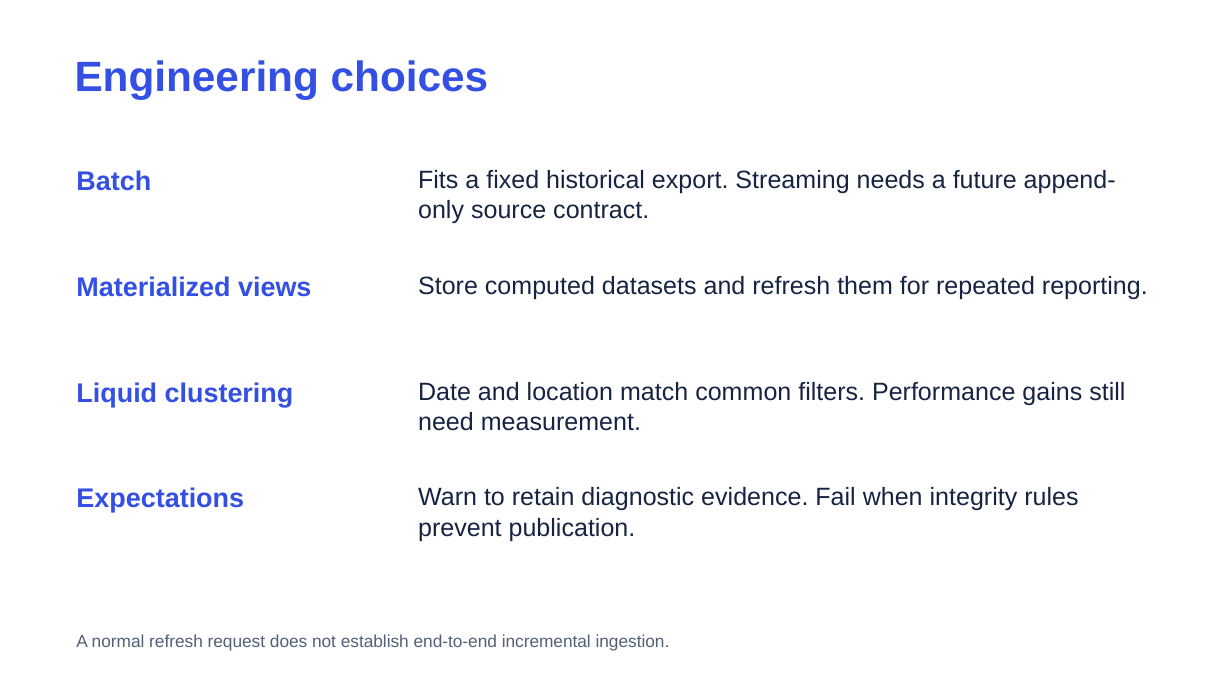
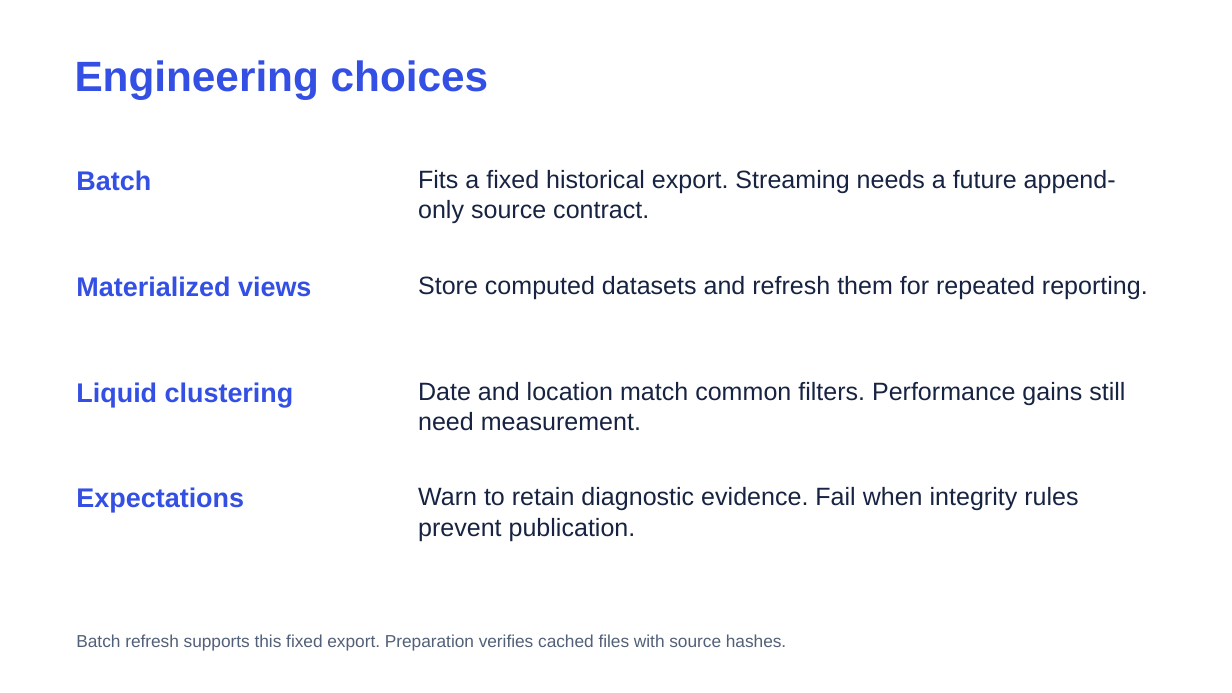
Before and after one commit to brunogcampa/sun-holdings-applebees-fraud-detection, a slide deck: slide 6 of src/transformations/gold/Applebees_Phase2_EN.pptx. Drawn at 1232x693 pixels with LibreOffice and Linux fonts; fonts in the diff are those of the drawing. Boxes give left, top, right and bottom in pixels: in the first picture for what was removed or moved away, otherwise in the second. Text is boxed around its words. In the diff, an @@ line names an element or a change of style, - is before the commit and + after.

```diff
--- a/src/transformations/gold/Applebees_Phase2_EN.pptx
+++ b/src/transformations/gold/Applebees_Phase2_EN.pptx
@@ text at (x1=76, y1=634, x2=786, y2=651): text changed @@
-A normal refresh request does not establish end-to-end incremental ingestion.
+Batch refresh supports this fixed export. Preparation verifies cached files with source hashes.
```
Also in this commit, not shown: 5 other slides changed, 2 slides added, 2 slides removed, 14 other files.
